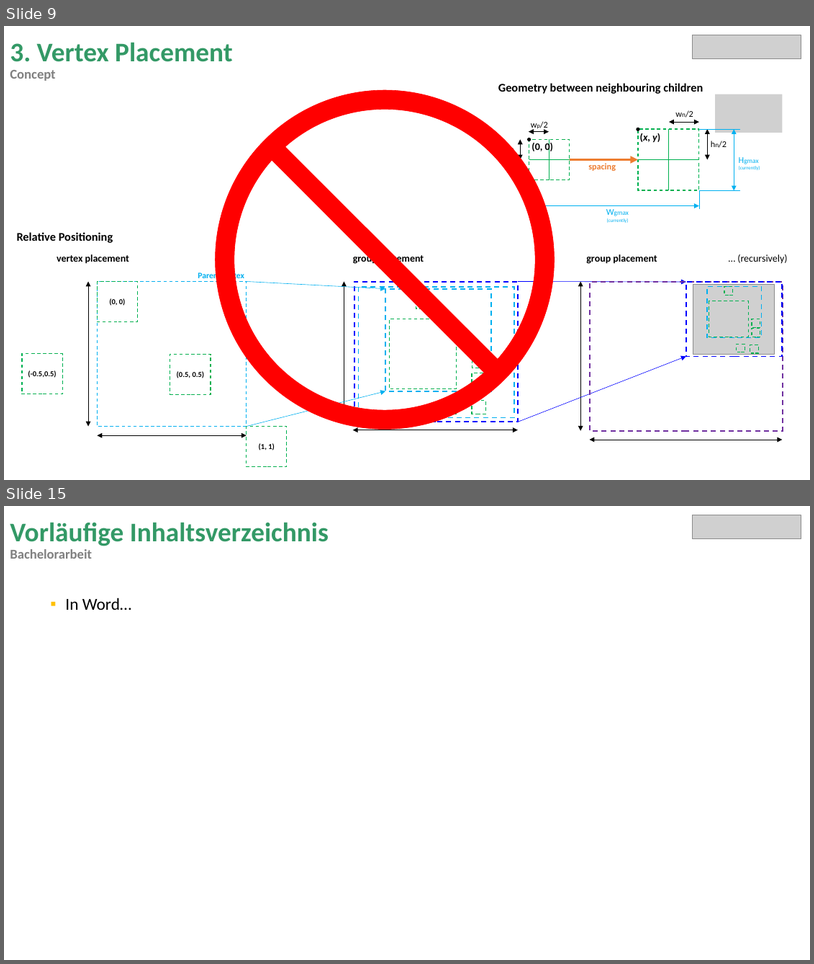
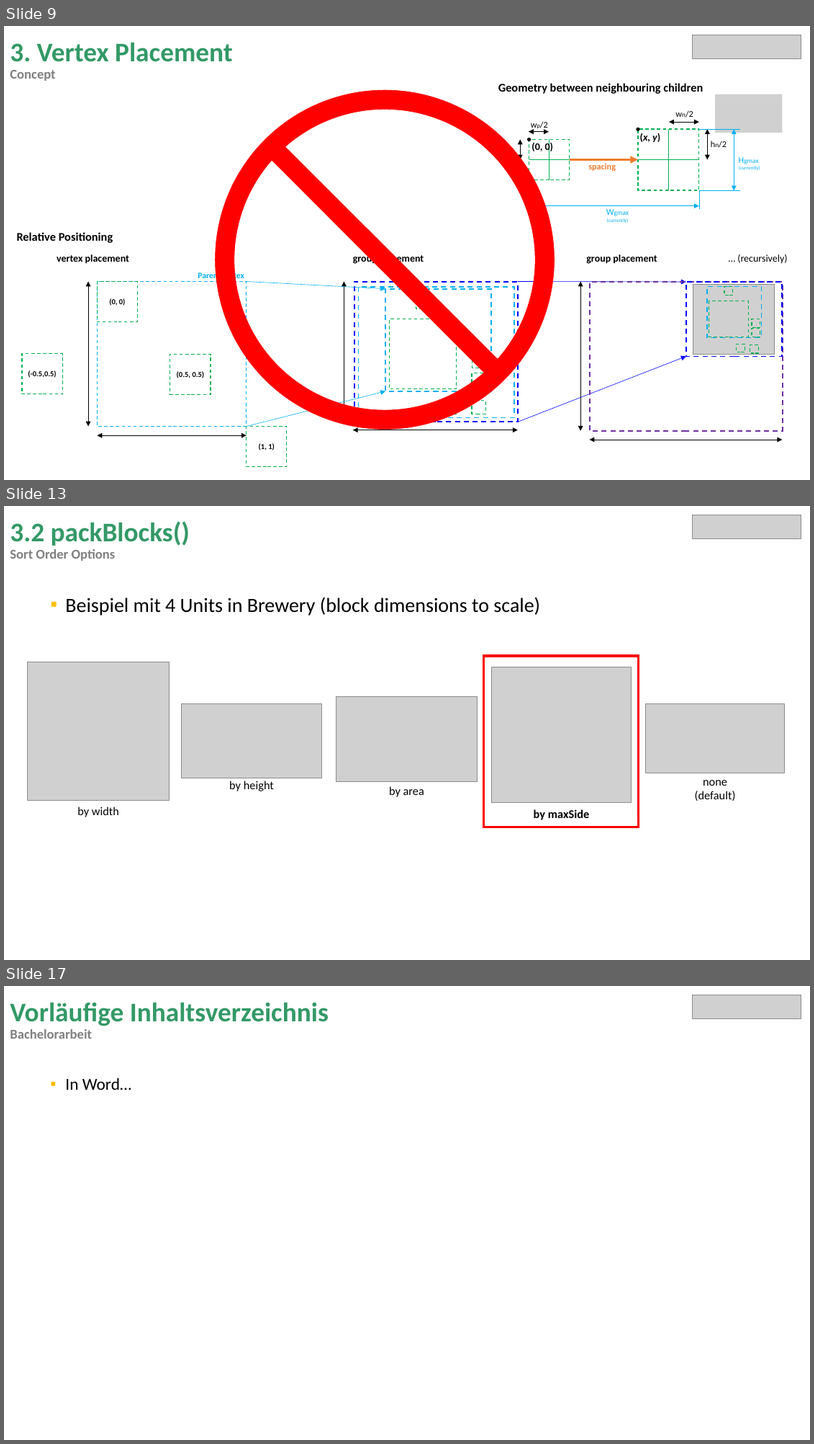
Before and after one commit to miguelrk/tum-mw-bachelorarbeit, a slide deck: 3 Entwicklungsphase/weekly_meeting_14.pptx. Shown one above the other, each under a label of ours: slides 9 and 15 before the commit, slides 9, 13 and 17 after it; the slides between them are not shown. The pictures are 814x964 and 814x1444 pixels, drawn with LibreOffice and Linux fonts; fonts in the diff are those of the drawing; grey boxes stand for pictures. Boxes give left, top, right and bottom in pixels: in the first picture for what was removed or moved away, otherwise in the second. Text is boxed around its words. In the diff, an @@ line names an element or a change of style, - is before the commit and + after.

```diff
--- a/3 Entwicklungsphase/weekly_meeting_14.pptx
+++ b/3 Entwicklungsphase/weekly_meeting_14.pptx
@@ slide 13 added at [4,506,810,960], background #FFFFFF @@
@@ title added at [10,521,190,561], 16 pt, text #808080, bold @@
+3.2 packBlocks()
+Sort Order Options
@@ picture added at [693,515,802,538] @@
@@ text added at [65,597,540,615], 24 pt, text #000000 @@
+▪ Beispiel mit 4 Units in Brewery (block dimensions to scale)
@@ rectangle added at [484,656,639,827], outline #FF0000 3 pt @@
@@ picture added at [28,662,169,800] @@
@@ picture added at [491,667,632,803] @@
@@ picture added at [336,697,477,782] @@
@@ picture added at [181,703,322,777] @@
@@ picture added at [646,703,785,773] @@
@@ text added at [229,780,274,791], 14 pt, text #000000 @@
+by height
@@ text added at [389,786,424,797], 14 pt, text #000000 @@
+by area
@@ text added at [695,780,736,800], 14 pt, text #000000 @@
+none (default)
@@ text added at [77,806,119,817], 14 pt, text #000000 @@
+by width
@@ text added at [534,809,590,820], 14 pt, text #000000, bold @@
+by maxSide
@@ what was slide 15 is now slide 17 @@
```
Also in this commit, not shown: 8 slides changed, 1 other slide added, 10 other files.
